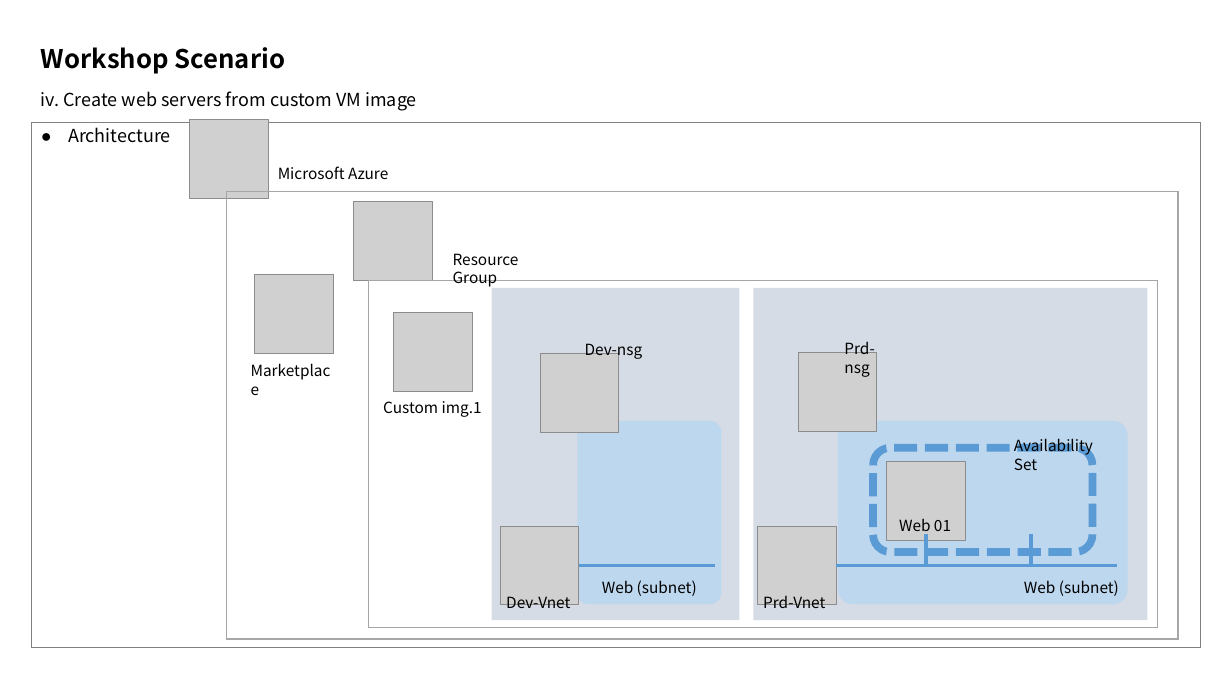
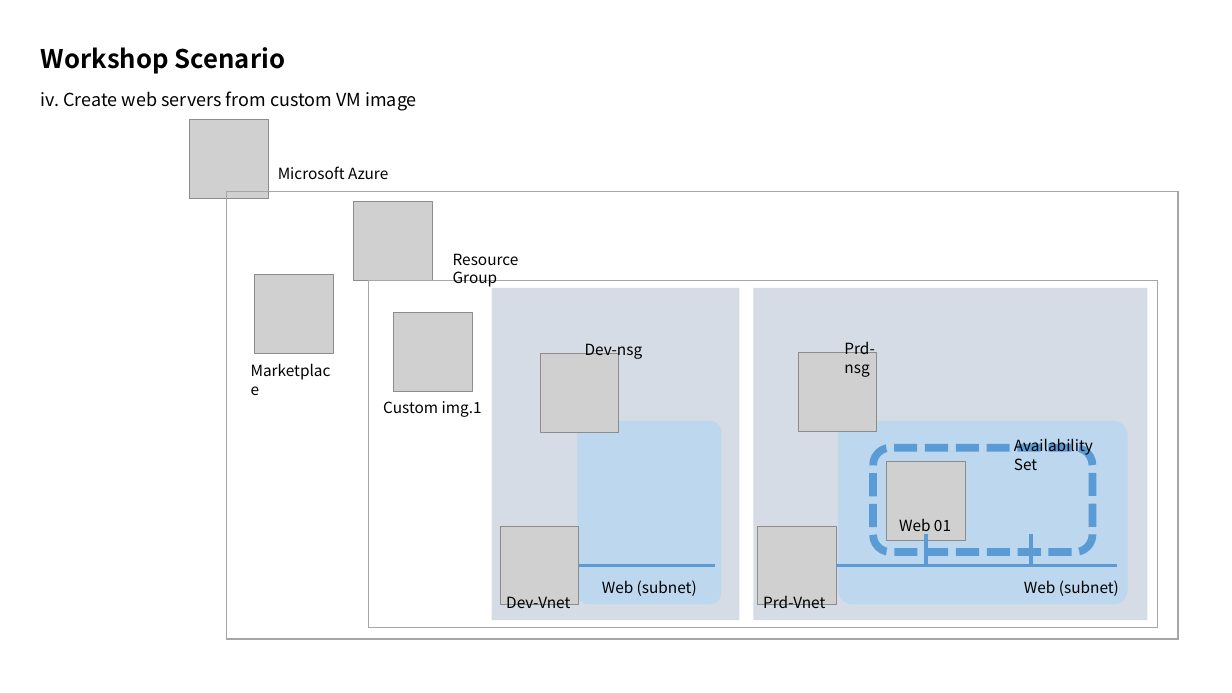
Before and after one commit to xlegend1024/az-infra-wrkshp-101, a slide deck: slide 8 of 2. Workshop Scenario/Workshop Scenario.pptx (slide 7 before the commit). Drawn at 1232x693 pixels with LibreOffice and Linux fonts; fonts in the diff are those of the drawing; grey boxes stand for pictures. Boxes give left, top, right and bottom in pixels: in the first picture for what was removed or moved away, otherwise in the second. Text is boxed around its words. In the diff, an @@ line names an element or a change of style, - is before the commit and + after.

```diff
--- a/2. Workshop Scenario/Workshop Scenario.pptx
+++ b/2. Workshop Scenario/Workshop Scenario.pptx
@@ text removed at box(31, 123, 1201, 648) @@
-● Architecture
```
Also in this commit, not shown: 5 other slides changed, 1 slide added, 15 other files.
